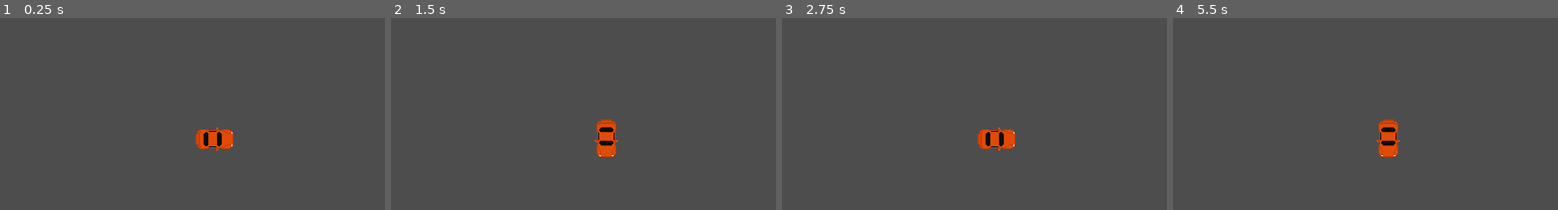
Above: before the commit, frames 1-4 (left to right).
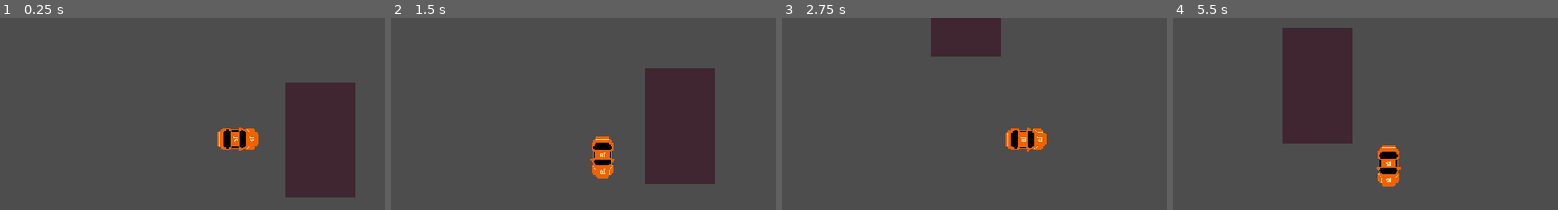
Above: after the commit, the same moments.

Repository: dzanwithoutinternet/jakarta-bounce
Game: Godot game, scene res://node_2d.tscn
The game is run twice, just before and just after one commit, with the same random seed, the same clock (stepped at 60 frames per second) and the same inputs. This scene is started directly instead of the project's main scene.
Inputs:
- Up to frame 1 (0.25 s): no input
- Up to frame 2 (1.5 s): hold Right (ui_right) 0.53-1.28 s; hold Down (ui_down) from 1.28 s (still down)
- Up to frame 3 (2.75 s): release Down (ui_down) at 2.03 s; hold Right (ui_right) from 2.03 s (still down)
- Up to frame 4 (5.5 s): release Right (ui_right) at 2.78 s; hold Up (ui_up) 2.78-3.53 s; hold Left (ui_left) 3.53-5.03 s; tap Enter at 5 s; hold Down (ui_down) from 5.03 s (still down)

The runs differ from the first frame. In frame 1, 12% of the frame differs, in the area x 50-93%, y 33-94%; in frame 2, 12%; in frame 3, 5.4%; in frame 4, 13%, in the area x 28-60%, y 5-88%.

Commit message:
feat: awal bikin fungsi jalannya mobil, bounce nabrak dapet kecepatan, dan serong kanan kiri

Diff:
--- a/node_2d.tscn
+++ b/node_2d.tscn
@@ -1,25 +1,49 @@
 [gd_scene format=3 uid="uid://djxn74evxgkly"]
 
-[ext_resource type="Script" uid="uid://yotlfj5lbtji" path="res://scripts/Player.gd" id="1_wtcfe"]
-[ext_resource type="Texture2D" uid="uid://bptp58wrcwukf" path="res://assets/cars/cars.png" id="2_0e48y"]
+[ext_resource type="Script" uid="uid://yotlfj5lbtji" path="res://scripts/Player.gd" id="1_epypp"]
+[ext_resource type="Texture2D" uid="uid://dvidt43q3kiqg" path="res://assets/sprite_kelompok_kita_nih/mobil.png" id="2_0hol4"]
+[ext_resource type="Texture2D" uid="uid://dgdvy71ssfgdm" path="res://assets/kenney_tiny-city/Tiles/tile_0072.png" id="3_q6r6c"]
 
 [sub_resource type="RectangleShape2D" id="RectangleShape2D_woch1"]
 size = Vector2(42, 26)
 
+[sub_resource type="RectangleShape2D" id="RectangleShape2D_os3dv"]
+size = Vector2(43.666668, 26.000002)
+
 [node name="Node2D" type="Node2D" unique_id=1275204156]
 
 [node name="Player" type="CharacterBody2D" parent="." unique_id=1672550752]
-script = ExtResource("1_wtcfe")
+motion_mode = 1
+script = ExtResource("1_epypp")
 
 [node name="Sprite2D" type="Sprite2D" parent="Player" unique_id=1966777572]
 position = Vector2(-1, 0)
 rotation = 1.5707964
-texture = ExtResource("2_0e48y")
+scale = Vector2(0.03, 0.03)
+texture = ExtResource("2_0hol4")
 region_enabled = true
-region_rect = Rect2(257, 57.027077, 26, 42.972923)
+region_rect = Rect2(64, 0, 896, 1536)
 
 [node name="CollisionShape2D" type="CollisionShape2D" parent="Player" unique_id=1832901243]
 position = Vector2(-1, 0)
 shape = SubResource("RectangleShape2D_woch1")
 
 [node name="Camera2D" type="Camera2D" parent="Player" unique_id=161949151]
+position_smoothing_enabled = true
+position_smoothing_speed = 6.0
+
+[node name="Sprite2D" type="Sprite2D" parent="." unique_id=222994353]
+position = Vector2(146, 1)
+rotation = 3.1415927
+scale = Vector2(3, 3)
+texture = ExtResource("3_q6r6c")
+region_enabled = true
+region_rect = Rect2(257, 57.027077, 26, 42.972923)
+
+[node name="TembokTes" type="StaticBody2D" parent="Sprite2D" unique_id=1330384601]
+position = Vector2(-4.371139e-08, -1)
+rotation = -1.5707964
+
+[node name="CollisionShape2D" type="CollisionShape2D" parent="Sprite2D/TembokTes" unique_id=1414938949]
+position = Vector2(-1.1666669, -1.9073486e-06)
+shape = SubResource("RectangleShape2D_os3dv")
--- a/scripts/Player.gd
+++ b/scripts/Player.gd
@@ -18,6 +18,7 @@
 		var input_vector: Vector2 = Input.get_vector("ui_left", "ui_right", "ui_up", "ui_down")
 		if input_vector != Vector2.ZERO:
 			move_direction = input_vector
+
 
 	if current_speed > speed:
 		current_speed = move_toward(current_speed, speed, 90.0 * delta)
